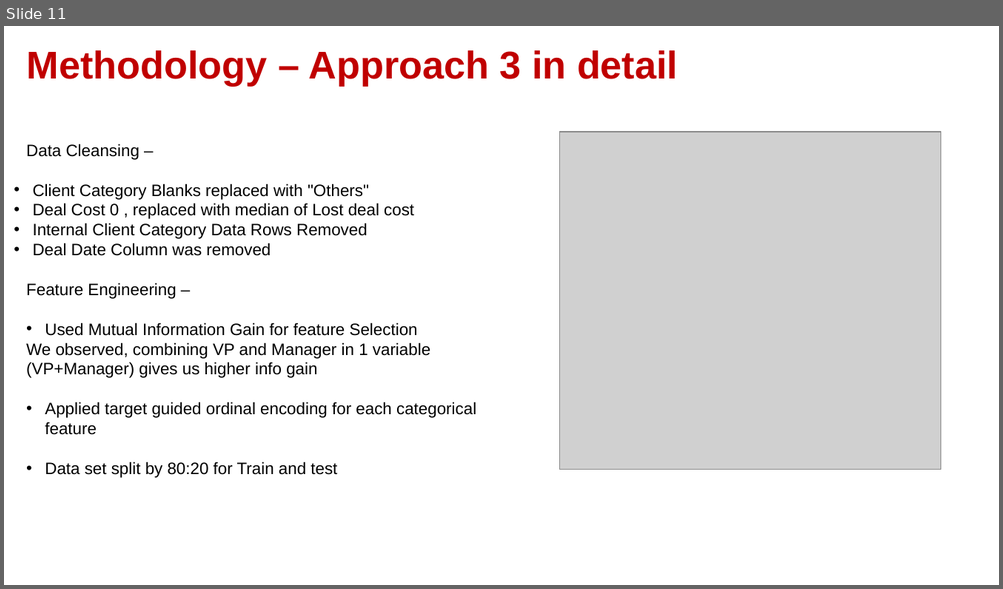
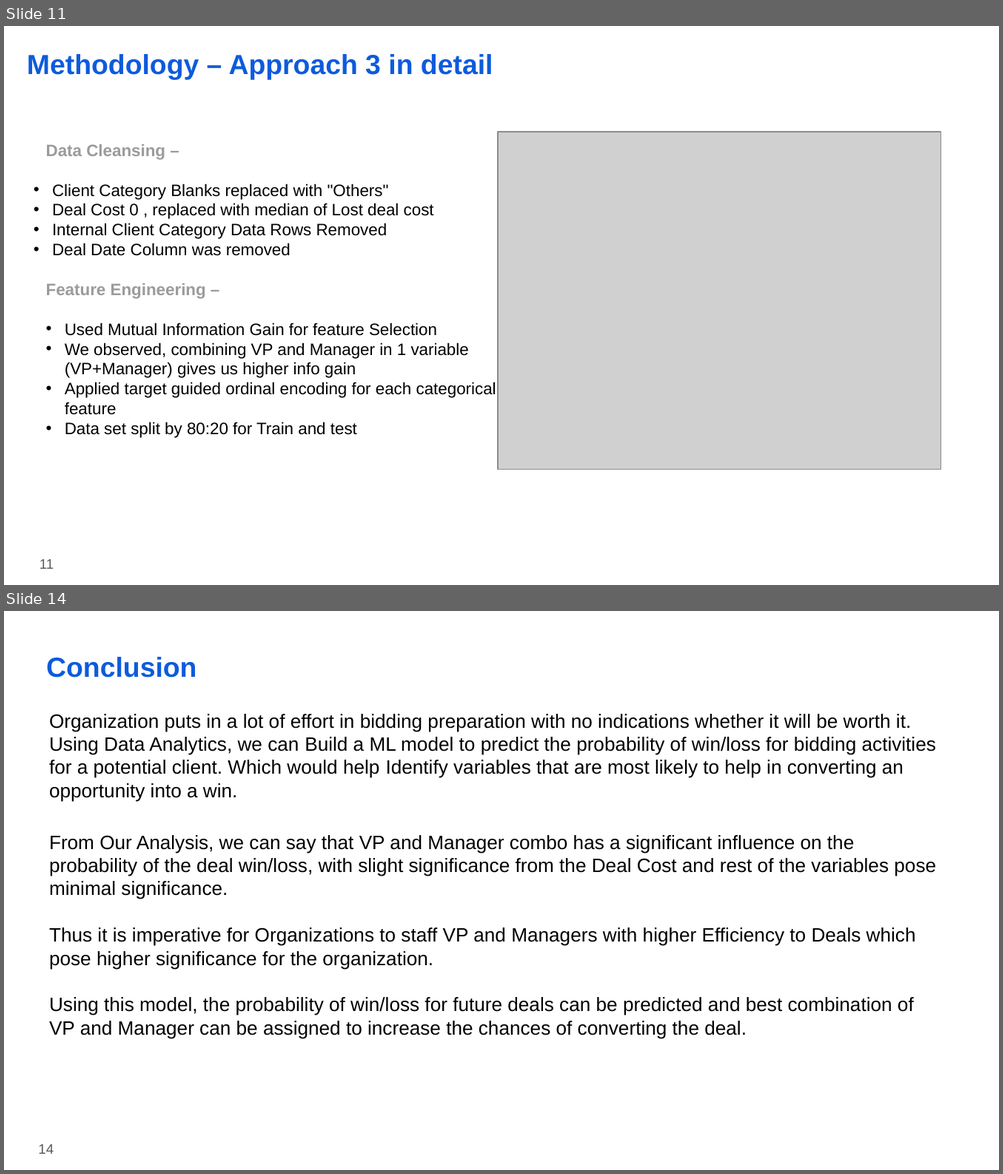
Before and after one commit to imkushwaha/Win_Prediction_Analytics, a slide deck: Presentation_Report.pptx. Shown one above the other, each under a label of ours: slide 11 before the commit, slides 11 and 14 after it; the slides between them are not shown. The pictures are 1003x589 and 1003x1174 pixels, drawn with LibreOffice and Linux fonts; fonts in the diff are those of the drawing; grey boxes stand for pictures; background and template pictures are left out. Boxes give left, top, right and bottom in pixels: in the first picture for what was removed or moved away, otherwise in the second. Text is boxed around its words. In the diff, an @@ line names an element or a change of style, - is before the commit and + after.

```diff
--- a/Presentation_Report.pptx
+++ b/Presentation_Report.pptx
@@ slide 14 added at box(4, 611, 999, 1170), background #FFFFFF @@
@@ title added at box(46, 657, 196, 678), 20 pt, text #0D5BDC, bold @@
+Conclusion
@@ text added at box(49, 714, 936, 802), 14 pt, text #000000 @@
+Organization puts in a lot of effort in bidding preparation with no indications whether it will be worth it.
+Using Data Analytics, we can Build a ML model to predict the probability of win/loss for bidding activities for a potential client. Which would help Identify variables that are most likely to help in converting an opportunity into a win.
@@ text added at box(49, 835, 936, 1039), 14 pt, text #000000 @@
+From Our Analysis, we can say that VP and Manager combo has a significant influence on the probability of the deal win/loss, with slight significance from the Deal Cost and rest of the variables pose minimal significance.
+Thus it is imperative for Organizations to staff VP and Managers with higher Efficiency to Deals which pose higher significance for the organization.
+Using this model, the probability of win/loss for future deals can be predicted and best combination of VP and Manager can be assigned to increase the chances of converting the deal.
@@ page number added at box(38, 1145, 54, 1154), 10 pt, text #595959 @@
+14
@@ slide 11 changed as well @@
@@ title "Methodology – Approach 3 in ..." at box(27, 54, 493, 80): size 28 to 20 pt, text colour #C00000 to #0D5BDC @@
@@ text "Data Cleansing –": place and size @@
-text "Data Cleansing –" at box(26, 144, 476, 478)
+text "Data Cleansing –" at box(46, 144, 496, 438)
@@ picture: place and size @@
-picture at box(560, 133, 941, 471)
+picture at box(498, 133, 940, 471)
@@ text at box(46, 144, 469, 378): text colour #000000 to #9B9B9B, bold on in "Data Cleansing –", "Feature Engineering –"; list level 1 to 3 in "Client Category Blanks replaced with ..."; bullet none to • @@
@@ page number added at box(40, 560, 54, 569), 10 pt, text #595959 @@
+11
```
Also in this commit, not shown: 12 other slides changed, 2 other slides added, 3 slides removed, 1 other file.
